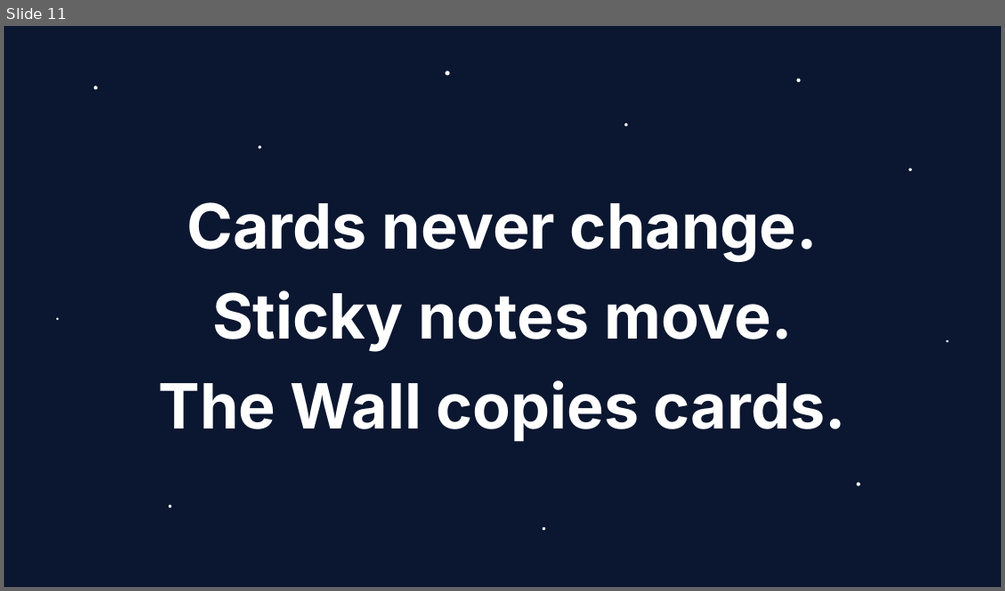
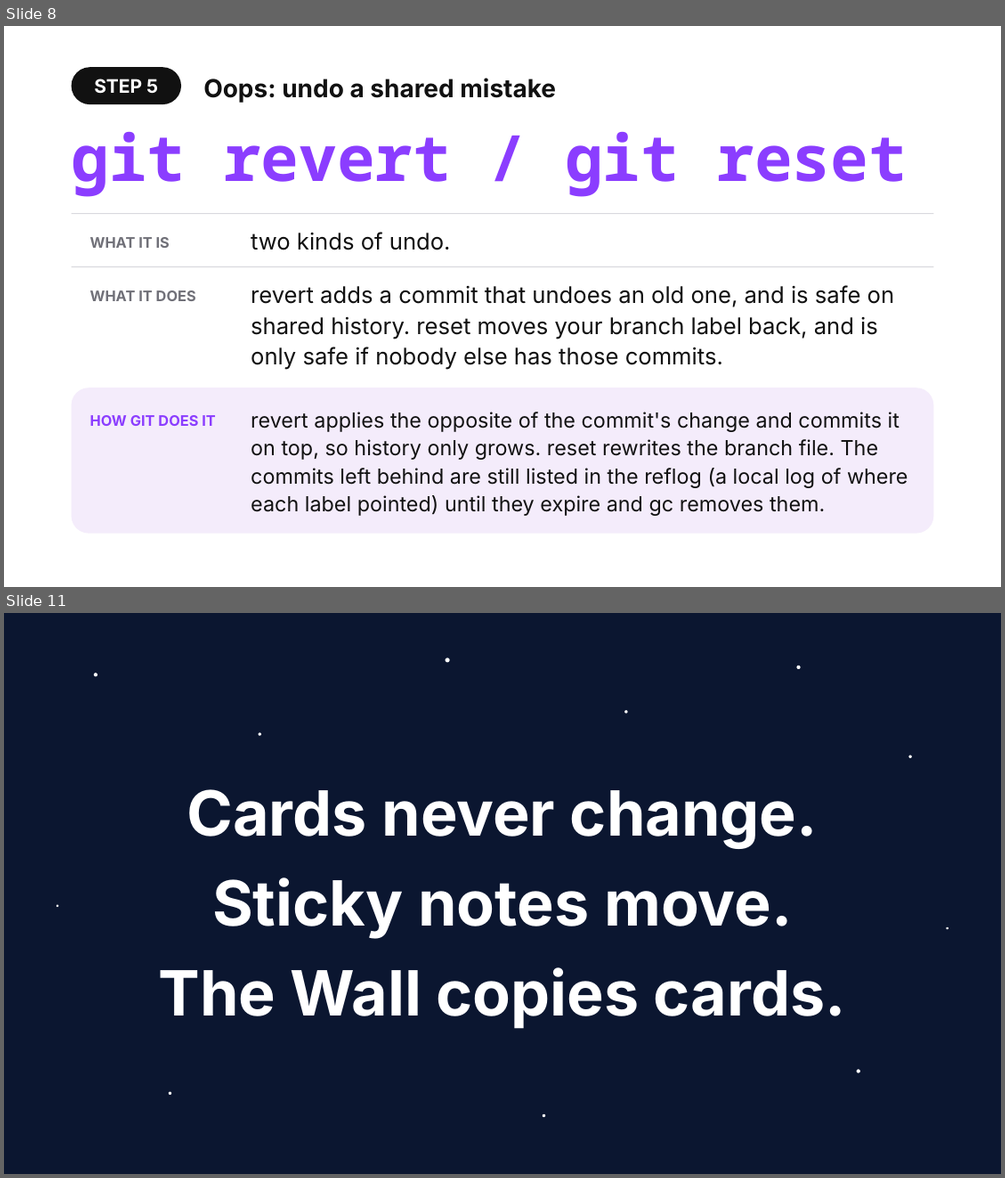
Before and after one commit to shubham3-ucb/cs294-pl, a slide deck: slides/tuesday_app.pptx. Shown one above the other, each under a label of ours: slide 11 before the commit, slides 8 and 11 after it; the slides between them are not shown. The pictures are 1005x591 and 1005x1178 pixels, drawn with LibreOffice and Linux fonts; fonts in the diff are those of the drawing. Boxes give left, top, right and bottom in pixels: in the first picture for what was removed or moved away, otherwise in the second. Text is boxed around its words. In the diff, an @@ line names an element or a change of style, - is before the commit and + after.

```diff
--- a/slides/tuesday_app.pptx
+++ b/slides/tuesday_app.pptx
@@ slide 8 added at box(4, 26, 1001, 587), background #FFFFFF @@
@@ rounded rectangle added at box(72, 67, 181, 104), fill #111111, 18 pt, text #FFFFFF, bold @@
+STEP 5
@@ text added at box(203, 78, 556, 103), 24 pt, text #111111, bold @@
+Oops: undo a shared mistake
@@ text added at box(72, 132, 906, 197), 61 pt, text #8B3DFF, bold @@
+git revert / git reset
@@ rectangle added at box(72, 213, 933, 214), fill #D9D9DE @@
@@ text added at box(90, 237, 170, 248), 14 pt, text #707078, bold @@
+WHAT IT IS
@@ text added at box(251, 232, 451, 250), 22 pt, text #111111 @@
+two kinds of undo.
@@ rectangle added at box(72, 266, 933, 267), fill #D9D9DE @@
@@ text added at box(90, 290, 196, 301), 14 pt, text #707078, bold @@
+WHAT IT DOES
@@ text added at box(251, 285, 895, 370), 22 pt, text #111111 @@
+revert adds a commit that undoes an old one, and is safe on shared history. reset moves your branch label back, and is only safe if nobody else has those commits.
@@ rounded rectangle added at box(72, 388, 933, 534), fill #F4ECFB @@
@@ text added at box(90, 415, 215, 426), 14 pt, text #8B3DFF, bold @@
+HOW GIT DOES IT
@@ text added at box(251, 411, 908, 516), 20 pt, text #111111 @@
+revert applies the opposite of the commit's change and commits it on top, so history only grows. reset rewrites the branch file. The commits left behind are still listed in the reflog (a local log of where each label pointed) until they expire and gc removes them.
```
Also in this commit, not shown: 3 slides changed, 6 other slides added, 7 slides removed, 50 other files.
